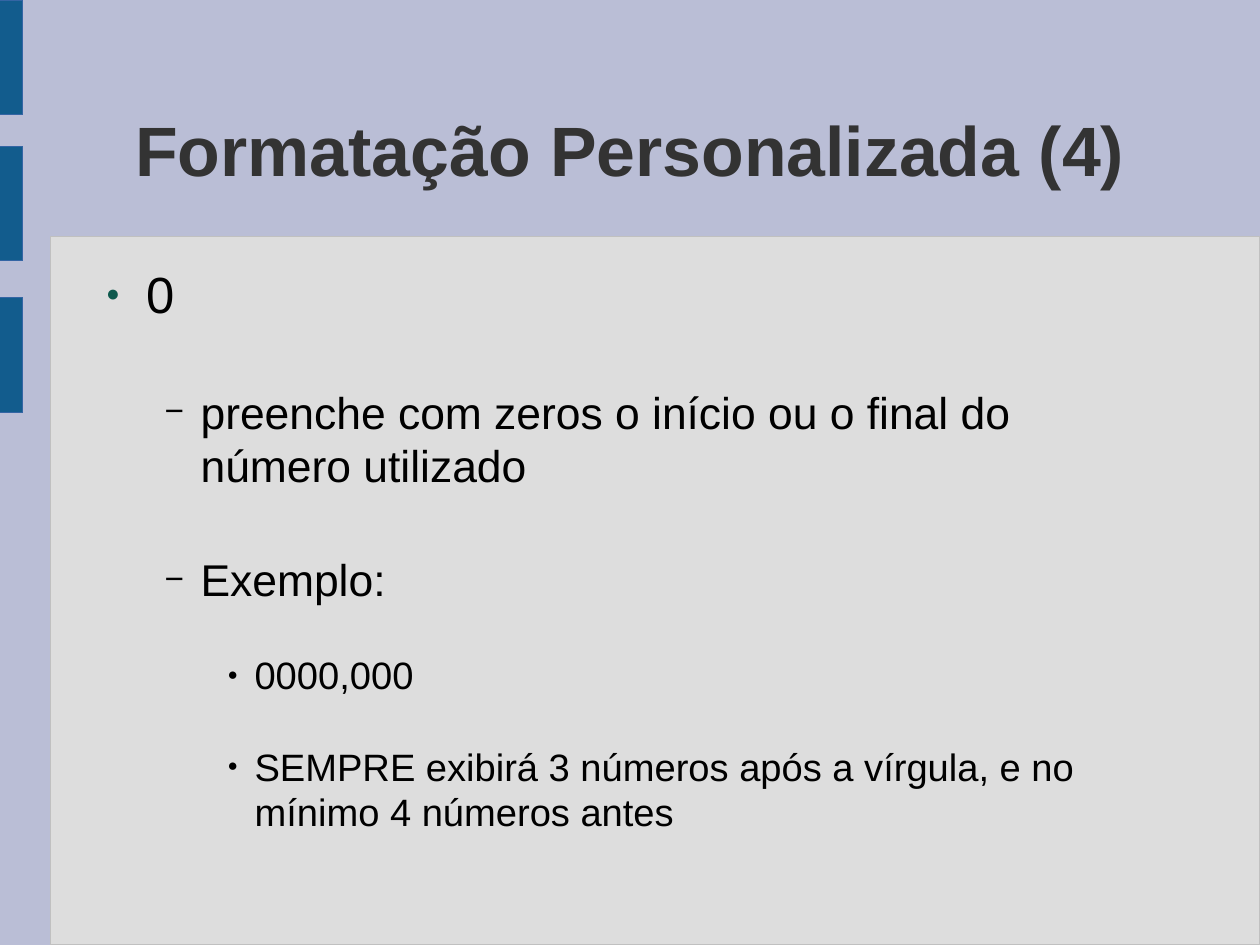
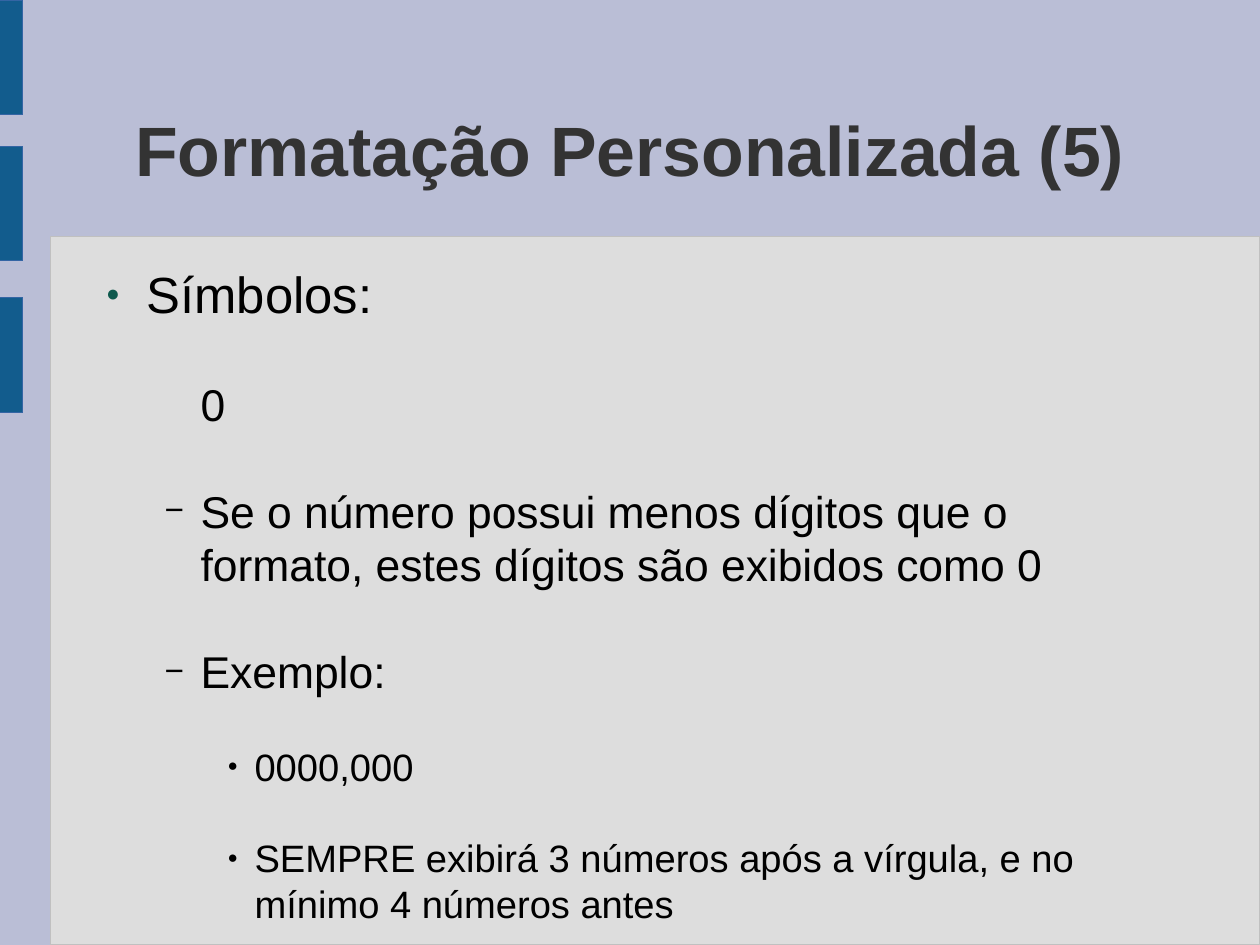
Before and after one commit to gcms/gustavo, a slide deck: slide 95 of cepss/aulas.odp (slide 94 before the commit). Drawn at 1260x945 pixels with LibreOffice and Linux fonts; fonts in the diff are those of the drawing. Boxes give left, top, right and bottom in pixels: in the first picture for what was removed or moved away, otherwise in the second. Text is boxed around its words. In the diff, an @@ line names an element or a change of style, - is before the commit and + after.

```diff
--- a/cepss/aulas.odp
+++ b/cepss/aulas.odp
@@ title at [135, 125, 1124, 189]: text changed @@
-Formatação Personalizada (4)
+Formatação Personalizada (5)
@@ text at [147, 275, 373, 314]: paragraph added @@
+● Símbolos:
@@ text at [201, 390, 226, 422]: size 32 to 28 pt in "0"; bullet ● to none; list level 1 to 2 in "0" @@
@@ text at [201, 495, 1042, 590]: text changed @@
-  − preenche com zeros o início ou o final do número utilizado
+  − Se o número possui menos dígitos que o formato, estes dígitos são exibidos como 0
```
Also in this commit, not shown: 5 other slides changed, 7 slides added, 2 slides removed.
